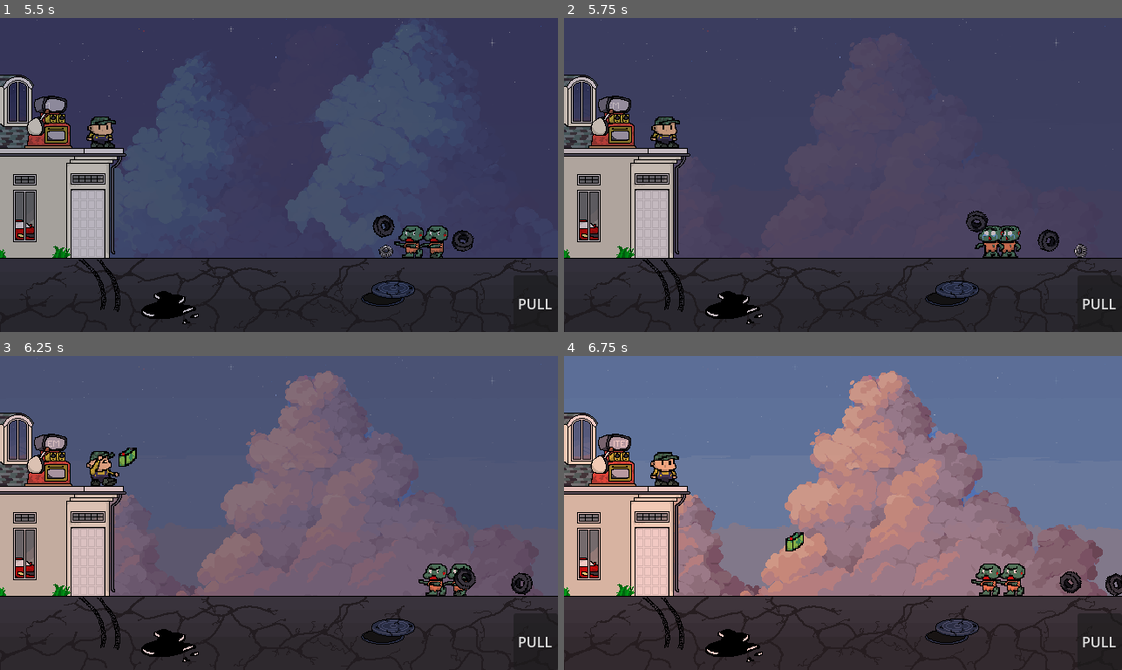
Above: before the commit, frames 1-4 (two rows, left to right).
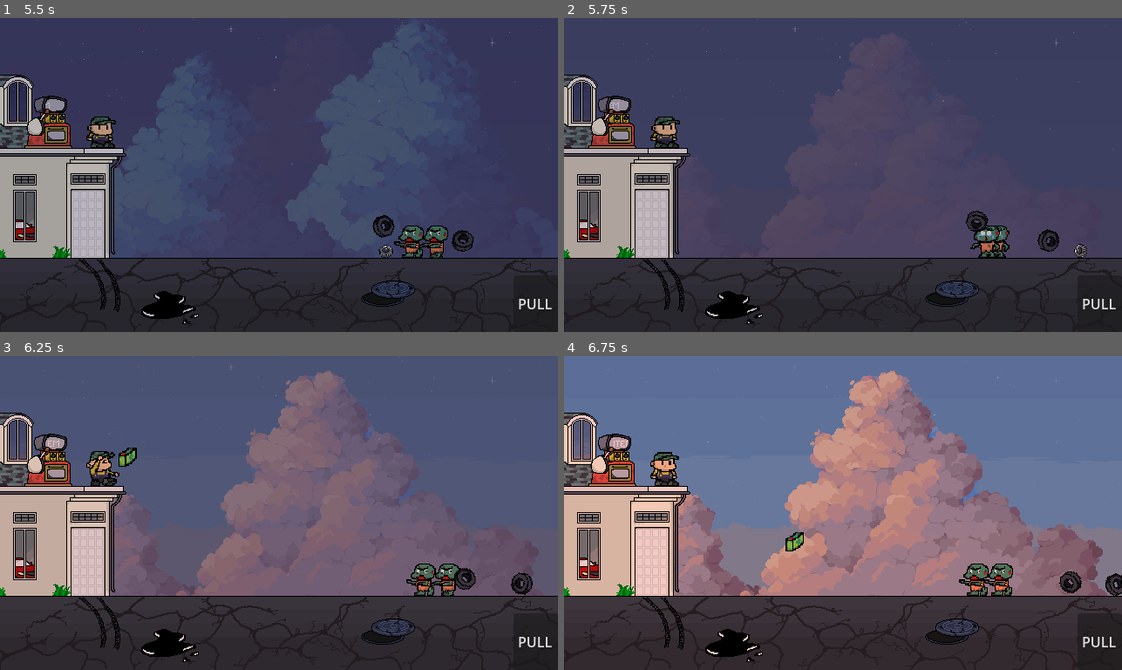
Above: after the commit, the same moments.

Repository: RayhanSP/gamedev-solo
Game: Godot game, scene res://scenes/main.tscn
Same seed, same stepped clock (60 frames per second), same inputs: the game is played once before the commit and once after it.
Inputs:
- Up to frame 1 (5.5 s): tap Enter (ui_accept) at 0.5, 0.77, 1.52, 3.02, 3.77, 4.52 s; hold Right (ui_right) 0.53-2.03 s; hold Left (ui_left) 2.03-2.78 s; hold Right (ui_right) 2.78-4.28 s; hold Left (ui_left) 4.28-5.03 s; hold Right (ui_right) from 5.03 s (still down)
- Up to frame 2 (5.75 s): keep holding Right (ui_right)
- Up to frame 3 (6.25 s): release Right (ui_right) at 5.78 s; hold Left (ui_left) from 5.78 s (still down); tap Enter (ui_accept) at 6.02 s
- Up to frame 4 (6.75 s): keep holding Left (ui_left)

Frame 1 is identical in both runs. In frame 2, 0.6% of the frame differs, in the area x 72-82%, y 66-77%; in frame 3, 0.7%; in frame 4, 0.9%, in the area x 70-83%, y 66-77%.

Commit message:
fix: reduce knockback on battery and metal gear

Diff:
--- a/scenes/item_battery.tscn
+++ b/scenes/item_battery.tscn
@@ -49,6 +49,7 @@
 
 [node name="ShockParticles" type="CPUParticles2D" parent="." unique_id=1551165175]
 material = SubResource("CanvasItemMaterial_7olb4")
+emitting = false
 amount = 20
 texture = ExtResource("3_b33ot")
 lifetime = 0.15000000000000002
--- a/scripts/item_battery.gd
+++ b/scripts/item_battery.gd
@@ -32,7 +32,7 @@
 			has_hit_zombie = true
 			body.take_damage(damage_on_hit)
 			if body.has_method("apply_knockback"):
-				body.apply_knockback(200.0)
+				body.apply_knockback(50.0)
 
 func _on_body_entered(body):
 	if is_active: return
--- a/scripts/item_metal_gear.gd
+++ b/scripts/item_metal_gear.gd
@@ -41,4 +41,4 @@
 		body.take_damage(damage)
 
 		if body.has_method("apply_knockback"):
-			body.apply_knockback(100.0)
+			body.apply_knockback(25.0)
